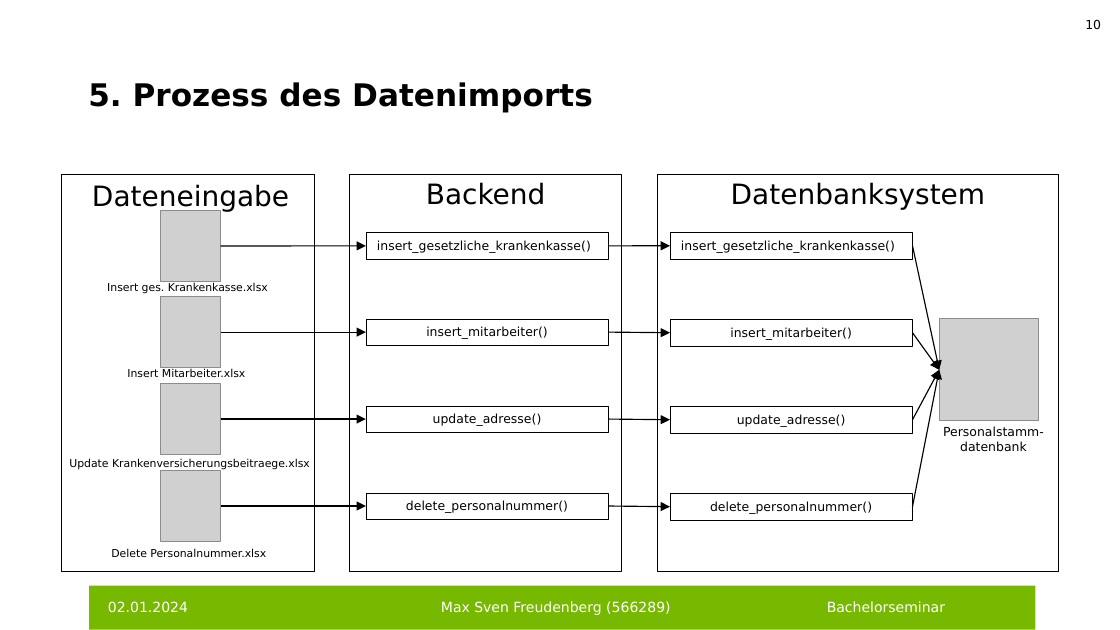
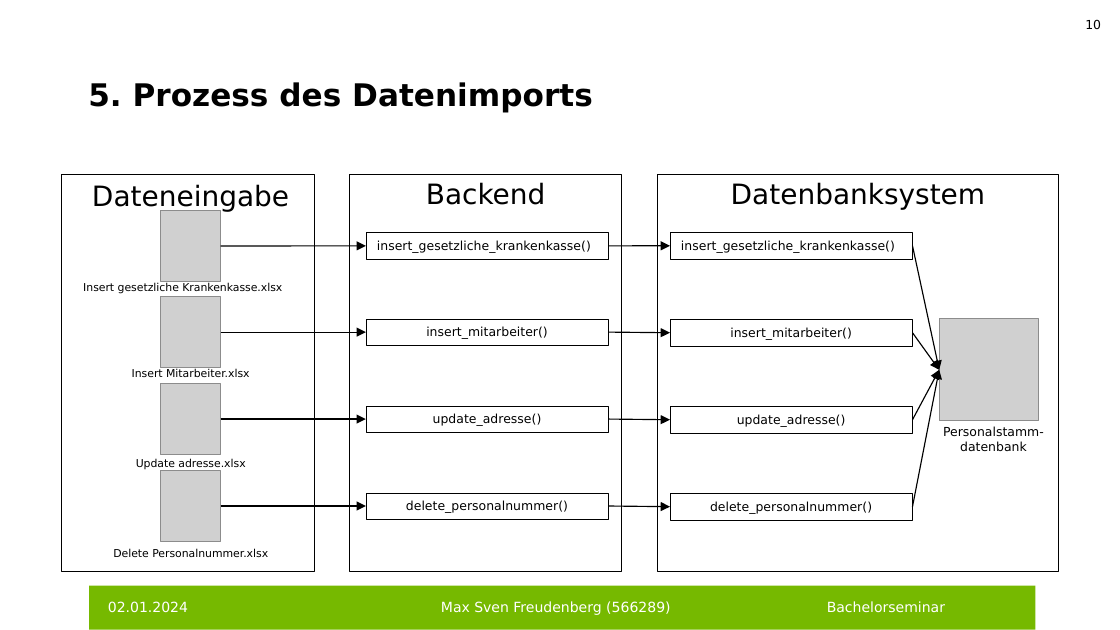
Before and after one commit to FreudenbergMax/Personalstammdatenbank, a slide deck: slide 10 of Präsentation Bacheloreminar Max Freudenberg.pptx. Drawn at 1120x630 pixels with LibreOffice and Linux fonts; fonts in the diff are those of the drawing; grey boxes stand for pictures; background and template pictures are left out. Boxes give left, top, right and bottom in pixels: in the first picture for what was removed or moved away, otherwise in the second. Text is boxed around its words. In the diff, an @@ line names an element or a change of style, - is before the commit and + after.

Commit message:
Fehler in Präsentation korrigiert

```diff
--- a/Präsentation Bacheloreminar Max Freudenberg.pptx
+++ b/Präsentation Bacheloreminar Max Freudenberg.pptx
@@ text at box(83, 282, 282, 294): text changed @@
-Insert ges. Krankenkasse.xlsx
+Insert gesetzliche Krankenkasse.xlsx
@@ text "Insert Mitarbeiter.xlsx" at box(132, 368, 249, 377): alignment left to centre @@
@@ text at box(136, 458, 245, 469): text changed @@
-Update Krankenversicherungsbeitraege.xlsx
+Update adresse.xlsx
@@ text "Delete Personalnummer.xlsx" at box(113, 548, 268, 557): alignment left to centre @@
```
Also in this commit, not shown: 1 other file.
